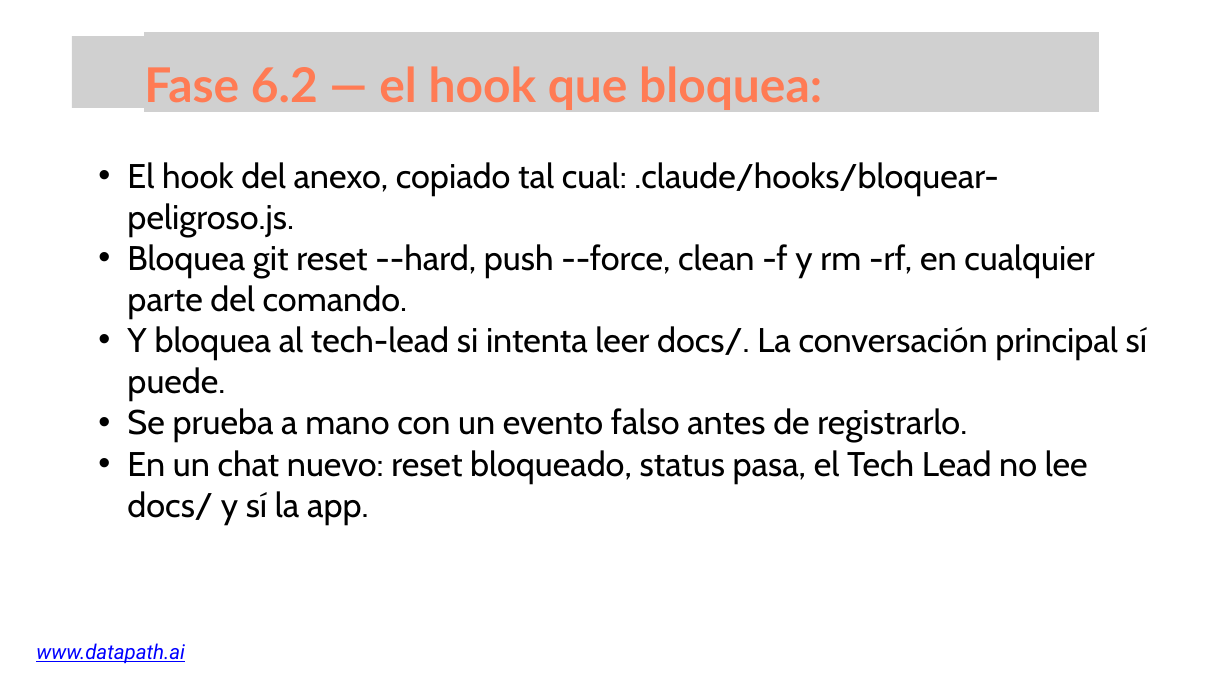
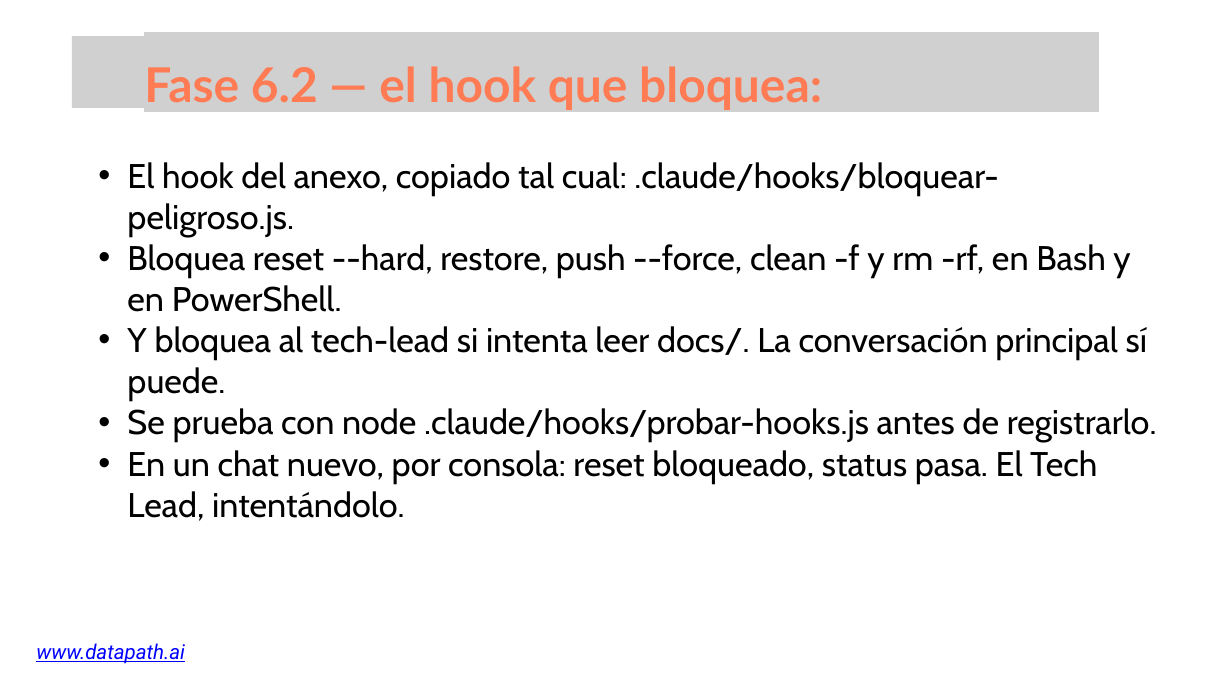
Before and after one commit to growlearnjo/merc_tech, a slide deck: slide 32 of doc_sesions/sesion6/Ed5_sesion6.pptx. Drawn at 1232x693 pixels with LibreOffice and Linux fonts; fonts in the diff are those of the drawing; grey boxes stand for pictures. Boxes give left, top, right and bottom in pixels: in the first picture for what was removed or moved away, otherwise in the second. Text is boxed around its words. In the diff, an @@ line names an element or a change of style, - is before the commit and + after.

```diff
--- a/doc_sesions/sesion6/Ed5_sesion6.pptx
+++ b/doc_sesions/sesion6/Ed5_sesion6.pptx
@@ text at (127,244,1130,312): text changed @@
-  • Bloquea git reset --hard, push --force, clean -f y rm -rf, en cualquier parte del comando.
+  • Bloquea reset --hard, restore, push --force, clean -f y rm -rf, en Bash y en PowerShell.
@@ text at (127,408,1157,521): text changed @@
-  • Se prueba a mano con un evento falso antes de registrarlo.
-  • En un chat nuevo: reset bloqueado, status pasa, el Tech Lead no lee docs/ y sí la app.
+  • Se prueba con node .claude/hooks/probar-hooks.js antes de registrarlo.
+  • En un chat nuevo, por consola: reset bloqueado, status pasa. El Tech Lead, intentándolo.
```
Also in this commit, not shown: 4 other slides changed, 3 other files.
